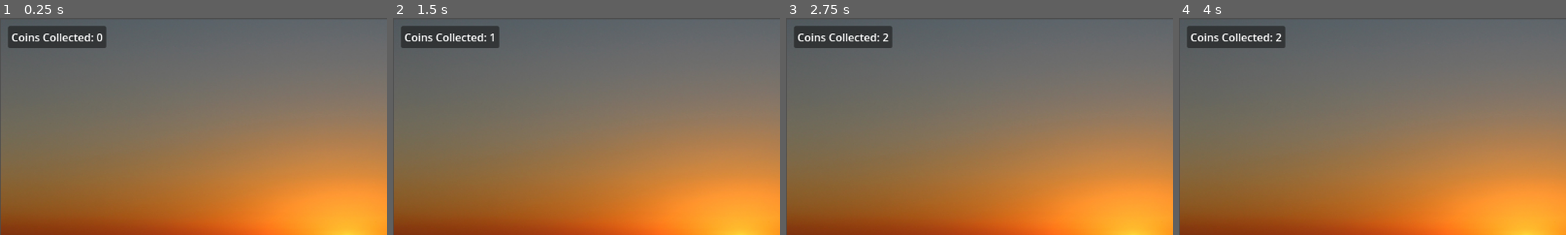
Above: before the commit, frames 1-4 (left to right).
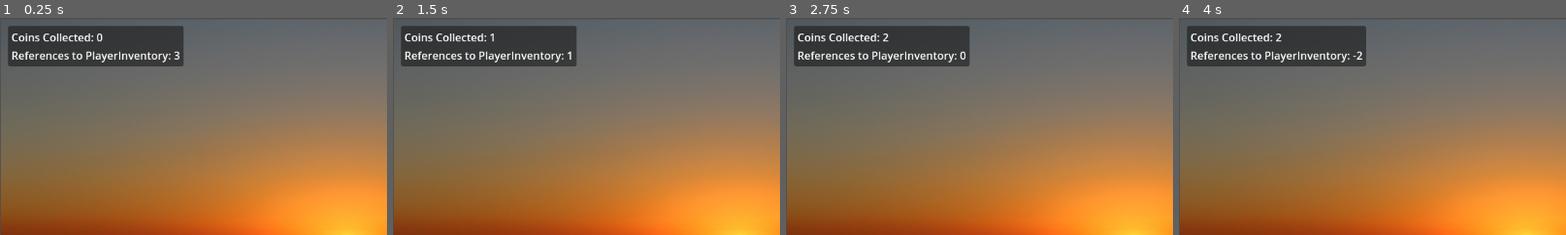
Above: after the commit, the same moments.

Repository: snoeyz/GodotCustomResourceDemo
Game: Godot game, scene res://scenes/world.tscn
Two runs of this game, one before a commit and one after it. Both use one fixed random seed, a clock stepped at 60 frames per second and the inputs below.
Inputs:
- Up to frame 1 (0.25 s): no input
- Up to frame 2 (1.5 s): tap Enter at 0.5 s; hold Right (ui_right) from 0.53 s (still down); tap Tab (ui_text_indent) at 0.6, 1.35 s; tap Space (ui_select) at 0.77 s
- Up to frame 3 (2.75 s): tap Space (ui_select) at 1.52, 2 s; release Right (ui_right) at 2.03 s; hold Left (ui_left) from 2.03 s (still down); tap Tab (ui_text_indent) at 2.1 s
- Up to frame 4 (4 s): tap Enter at 2.75 s; release Left (ui_left) at 2.78 s; hold Right (ui_right) from 2.78 s (still down); tap Tab (ui_text_indent) at 2.85, 3.6 s; tap Space (ui_select) at 3.02, 3.5, 3.77 s
The pictures show only the part of the screen within x 0-50%, y 0-50%; the shares and areas given below are measured in that part.

The runs differ from the first frame. In frame 1, 5.5% of the frame differs, in the area x 2-48%, y 3-23%; in frame 2, 5.5%; in frame 3, 5.5%; in frame 4, 5.7%, in the area x 2-49%, y 3-23%.

Commit message:
Add RefCounted to HUD

Diff:
--- a/scenes/hud.tscn
+++ b/scenes/hud.tscn
@@ -23,6 +23,12 @@
 theme_override_constants/margin_right = 5
 theme_override_constants/margin_bottom = 5
 
-[node name="CoinLabel" type="Label" parent="MarginContainer/PanelContainer/MarginContainer"]
+[node name="VBoxContainer" type="VBoxContainer" parent="MarginContainer/PanelContainer/MarginContainer"]
+layout_mode = 2
+
+[node name="CoinLabel" type="Label" parent="MarginContainer/PanelContainer/MarginContainer/VBoxContainer"]
 layout_mode = 2
 text = "Coins Collected: 0"
+
+[node name="RefCountedLabel" type="Label" parent="MarginContainer/PanelContainer/MarginContainer/VBoxContainer"]
+layout_mode = 2
--- a/scripts/coin.gd
+++ b/scripts/coin.gd
@@ -1,7 +1,11 @@
 class_name Coin extends Area2D
+
+var player_inventory: PlayerInventory
+
+func _ready() -> void:
+	player_inventory = ResourceLoader.load("res://data/player_inventory.tres")
 
 func _on_body_entered(body: Node2D) -> void:
 	if body is Player:
-		var inventory: PlayerInventory = ResourceLoader.load("res://data/player_inventory.tres")
-		inventory.coin_count += 1
+		player_inventory.coin_count += 1
 		queue_free()
--- a/scripts/hud.gd
+++ b/scripts/hud.gd
@@ -1,12 +1,27 @@
 class_name HUD extends CanvasLayer
 
 var player_inventory: PlayerInventory
-@onready var coin_label: Label = $MarginContainer/PanelContainer/MarginContainer/CoinLabel
+
+@onready var ref_counted_label: Label = $MarginContainer/PanelContainer/MarginContainer/VBoxContainer/RefCountedLabel
+@onready var coin_label: Label = $MarginContainer/PanelContainer/MarginContainer/VBoxContainer/CoinLabel
 
 func _ready() -> void:
 	player_inventory = ResourceLoader.load("res://data/player_inventory.tres")
 	update_coin_count()
 	player_inventory.changed.connect(update_coin_count)
 
+func _process(_delta: float) -> void:
+	update_reference_count()
+
+func _input(event: InputEvent) -> void:
+	if Input.is_action_just_pressed("ui_text_indent"):
+		player_inventory.unreference()
+		update_reference_count()
+	elif Input.is_action_just_pressed("ui_cancel"):
+		get_tree().reload_current_scene()
+
 func update_coin_count() -> void:
 	coin_label.text = "Coins Collected: %d" % player_inventory.coin_count
+
+func update_reference_count() -> void:
+	ref_counted_label.text = "References to PlayerInventory: %d" % player_inventory.get_reference_count()
Not shown, added: export_presets.cfg
Not shown, changed: .gitignore
